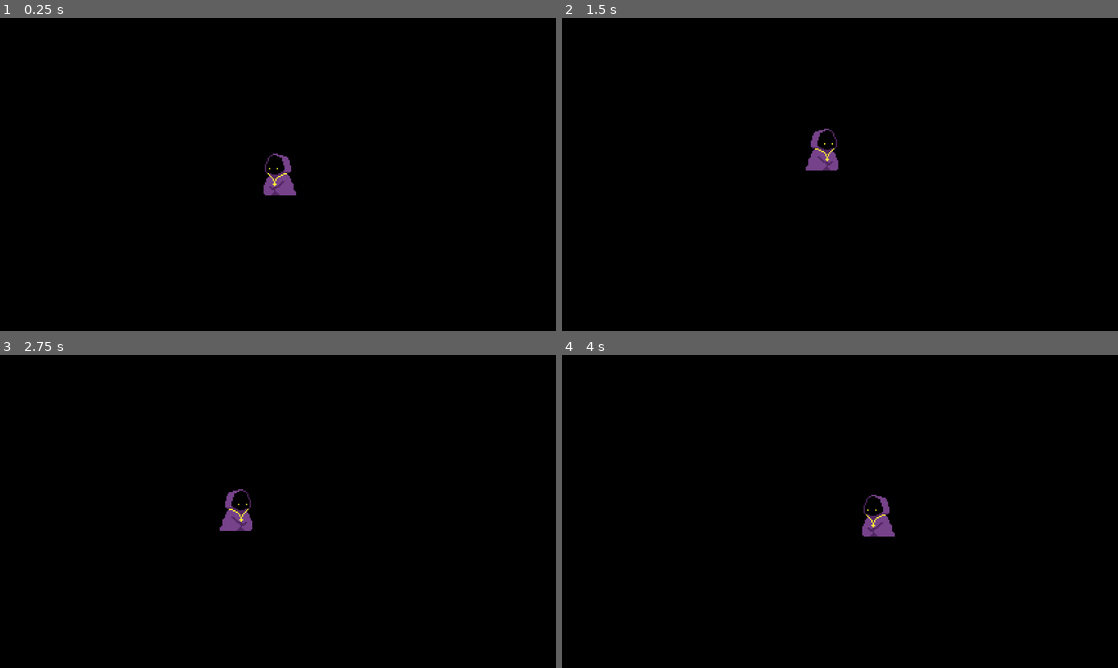
Above: before the commit, frames 1-4 (two rows, left to right).
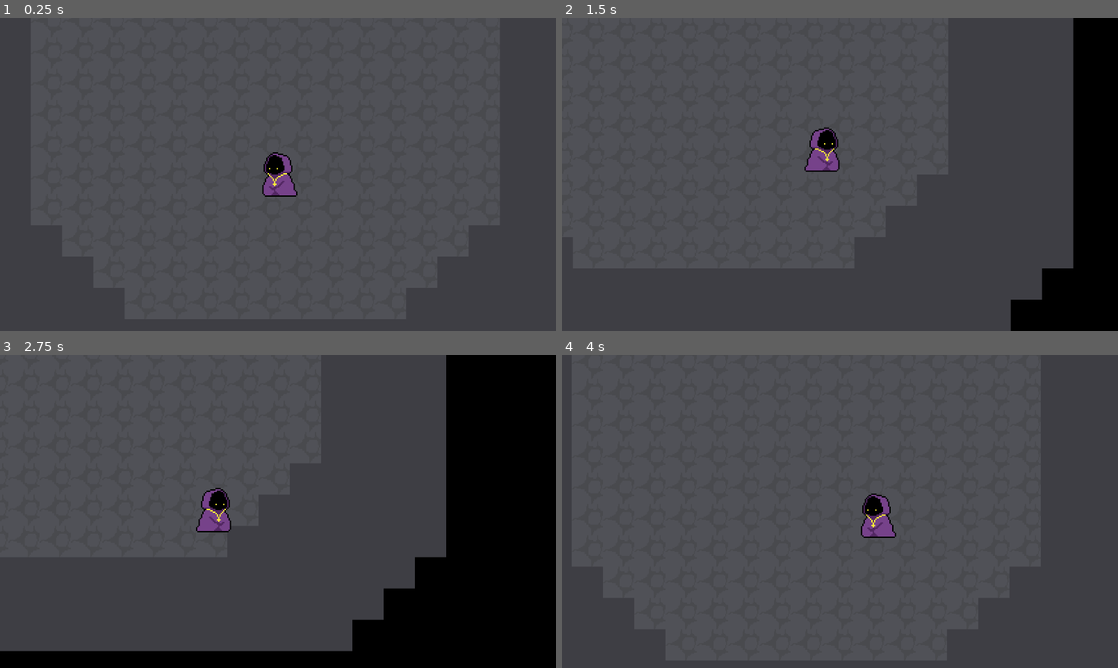
Above: after the commit, the same moments.

Repository: FavourAdekola/The-MathMagician
Game: Godot game, scene res://Scenes/Exit_Hall.tscn
Same seed, same stepped clock (60 frames per second), same inputs: the game is played once before the commit and once after it. The project has no main scene, so this scene is started directly.
Inputs:
- Up to frame 1 (0.25 s): no input
- Up to frame 2 (1.5 s): tap Enter at 0.5 s; hold D (move_right) 0.53-1.28 s; tap Space (dash) at 0.6, 1.35 s; hold S (move_down) from 1.28 s (still down)
- Up to frame 3 (2.75 s): release S (move_down) at 2.03 s; hold D (move_right) from 2.03 s (still down); tap Space (dash) at 2.1 s
- Up to frame 4 (4 s): release D (move_right) at 2.78 s; hold W (move_up) 2.78-3.53 s; tap Space (dash) at 2.85, 3.6 s; hold A (move_left) from 3.53 s (still down)

The runs differ from the first frame. In frame 1, 99% of the frame differs, in the area x 0-100%, y 0-100%; in frame 2, 90%; in frame 3, 72%; in frame 4, 99%.

Commit message:
yuh

Diff:
--- a/Scenes/Exit_Hall.tscn
+++ b/Scenes/Exit_Hall.tscn
@@ -1,13 +1,9 @@
 [gd_scene load_steps=13 format=3 uid="uid://c5w6fd664qlod"]
 
 [ext_resource type="Script" path="res://Scripts/exit_hall.gd" id="1_6c2vr"]
+[ext_resource type="TileSet" uid="uid://ccy7s0fy0b0f5" path="res://Scenes/TileSet.tres" id="2_ishbc"]
 [ext_resource type="PackedScene" uid="uid://baw2nycjbf8fe" path="res://Scenes/player.tscn" id="3_hsssb"]
 [ext_resource type="PackedScene" uid="uid://dsjvlk4bve3yv" path="res://Scenes/slime.tscn" id="5_nuchc"]
-
-[sub_resource type="TileSet" id="TileSet_n3tg7"]
-tile_offset_axis = 1
-tile_size = Vector2i(32, 32)
-physics_layer_0/collision_layer = 1
 
 [sub_resource type="RectangleShape2D" id="RectangleShape2D_vpt26"]
 size = Vector2(336, 123)
@@ -42,7 +38,7 @@
 texture_filter = 1
 position = Vector2(0, 1280)
 scale = Vector2(1.5, 1.5)
-tile_set = SubResource("TileSet_n3tg7")
+tile_set = ExtResource("2_ishbc")
 cell_quadrant_size = 32
 format = 2
 layer_0/y_sort_enabled = true
@@ -54,7 +50,7 @@
 texture_filter = 1
 position = Vector2(0, 1280)
 scale = Vector2(1.5, 1.5)
-tile_set = SubResource("TileSet_n3tg7")
+tile_set = ExtResource("2_ishbc")
 cell_quadrant_size = 32
 collision_visibility_mode = 1
 format = 2
--- /dev/null
+++ b/Scenes/TileSet.tres
@@ -0,0 +1,77 @@
+[gd_resource type="TileSet" load_steps=5 format=3 uid="uid://ccy7s0fy0b0f5"]
+
+[ext_resource type="Texture2D" uid="uid://ctn0a51odma7r" path="res://Assets/Sprites/slab.png" id="1_etm52"]
+[ext_resource type="Texture2D" uid="uid://c7d7gh5jtu8mw" path="res://Assets/Sprites/TileMap.png" id="2_tcvmn"]
+
+[sub_resource type="TileSetAtlasSource" id="TileSetAtlasSource_qhfdr"]
+texture = ExtResource("1_etm52")
+texture_region_size = Vector2i(32, 32)
+0:0/0 = 0
+0:0/0/physics_layer_0/linear_velocity = Vector2(0, 0)
+0:0/0/physics_layer_0/angular_velocity = 0.0
+
+[sub_resource type="TileSetAtlasSource" id="TileSetAtlasSource_e7d7c"]
+texture = ExtResource("2_tcvmn")
+texture_region_size = Vector2i(32, 32)
+0:0/0 = 0
+0:0/0/physics_layer_0/linear_velocity = Vector2(0, 0)
+0:0/0/physics_layer_0/angular_velocity = 0.0
+1:0/0 = 0
+1:0/0/physics_layer_0/linear_velocity = Vector2(0, 0)
+1:0/0/physics_layer_0/angular_velocity = 0.0
+1:0/0/physics_layer_0/polygon_0/points = PackedVector2Array(-16, 11.25, 16, 11.25, 16, 16, -16, 16)
+0:1/0 = 0
+0:1/0/physics_layer_0/linear_velocity = Vector2(0, 0)
+0:1/0/physics_layer_0/angular_velocity = 0.0
+1:1/0 = 0
+1:1/0/physics_layer_0/linear_velocity = Vector2(0, 0)
+1:1/0/physics_layer_0/angular_velocity = 0.0
+1:1/0/physics_layer_0/polygon_0/points = PackedVector2Array(-16, -16, 16, -16, 16, 16, -16, 16)
+0:2/0 = 0
+0:2/0/physics_layer_0/linear_velocity = Vector2(0, 0)
+0:2/0/physics_layer_0/angular_velocity = 0.0
+1:2/0 = 0
+1:2/0/physics_layer_0/linear_velocity = Vector2(0, 0)
+1:2/0/physics_layer_0/angular_velocity = 0.0
+1:2/0/physics_layer_0/polygon_0/points = PackedVector2Array(-16, -16, 16, -16, 16, 16, -16, 16)
+0:3/0 = 0
+0:3/0/physics_layer_0/linear_velocity = Vector2(0, 0)
+0:3/0/physics_layer_0/angular_velocity = 0.0
+0:3/0/physics_layer_0/polygon_0/points = PackedVector2Array(-16, -16, 16, -16, 16, 16, -16, 16)
+1:3/0 = 0
+1:3/0/physics_layer_0/linear_velocity = Vector2(0, 0)
+1:3/0/physics_layer_0/angular_velocity = 0.0
+1:3/0/physics_layer_0/polygon_0/points = PackedVector2Array(-16, -16, 16, -16, 16, 16, -16, 16)
+0:4/0 = 0
+0:4/0/physics_layer_0/linear_velocity = Vector2(0, 0)
+0:4/0/physics_layer_0/angular_velocity = 0.0
+0:4/0/physics_layer_0/polygon_0/points = PackedVector2Array(-16, -16, 16, -16, 16, 16, -16, 16)
+1:4/0 = 0
+1:4/0/physics_layer_0/linear_velocity = Vector2(0, 0)
+1:4/0/physics_layer_0/angular_velocity = 0.0
+0:5/0 = 0
+0:5/0/physics_layer_0/linear_velocity = Vector2(0, 0)
+0:5/0/physics_layer_0/angular_velocity = 0.0
+0:6/0 = 0
+0:6/0/physics_layer_0/linear_velocity = Vector2(0, 0)
+0:6/0/physics_layer_0/angular_velocity = 0.0
+0:6/0/physics_layer_0/polygon_0/points = PackedVector2Array(-16, -16, 16, -16, 16, 16, -16, 16)
+0:7/0 = 0
+0:7/0/physics_layer_0/linear_velocity = Vector2(0, 0)
+0:7/0/physics_layer_0/angular_velocity = 0.0
+2:0/0 = 0
+2:0/0/physics_layer_0/linear_velocity = Vector2(0, 0)
+2:0/0/physics_layer_0/angular_velocity = 0.0
+3:0/0 = 0
+3:0/0/physics_layer_0/linear_velocity = Vector2(0, 0)
+3:0/0/physics_layer_0/angular_velocity = 0.0
+1:5/0 = 0
+1:5/0/physics_layer_0/linear_velocity = Vector2(0, 0)
+1:5/0/physics_layer_0/angular_velocity = 0.0
+
+[resource]
+tile_offset_axis = 1
+tile_size = Vector2i(32, 32)
+physics_layer_0/collision_layer = 1
+sources/0 = SubResource("TileSetAtlasSource_qhfdr")
+sources/2 = SubResource("TileSetAtlasSource_e7d7c")
--- a/Scenes/library_level.tscn
+++ b/Scenes/library_level.tscn
@@ -1,80 +1,14 @@
-[gd_scene load_steps=22 format=3 uid="uid://1vmlxa70thwg"]
+[gd_scene load_steps=19 format=3 uid="uid://1vmlxa70thwg"]
 
-[ext_resource type="Texture2D" uid="uid://ctn0a51odma7r" path="res://Assets/Sprites/slab.png" id="1_vk452"]
 [ext_resource type="Script" path="res://Scripts/library_level.gd" id="1_xe7pj"]
-[ext_resource type="Texture2D" uid="uid://c7d7gh5jtu8mw" path="res://Assets/Sprites/TileMap.png" id="2_r3h5b"]
+[ext_resource type="TileSet" uid="uid://ccy7s0fy0b0f5" path="res://Scenes/TileSet.tres" id="2_kc7ti"]
 [ext_resource type="Texture2D" uid="uid://bldt26r41i64r" path="res://Assets/Sprites/Book Icon.png" id="3_42jri"]
 [ext_resource type="PackedScene" uid="uid://baw2nycjbf8fe" path="res://Scenes/player.tscn" id="4_s4erp"]
-
-[sub_resource type="TileSetAtlasSource" id="TileSetAtlasSource_qhfdr"]
-texture = ExtResource("1_vk452")
-texture_region_size = Vector2i(32, 32)
-0:0/0 = 0
-0:0/0/physics_layer_0/linear_velocity = Vector2(0, 0)
-0:0/0/physics_layer_0/angular_velocity = 0.0
-
-[sub_resource type="TileSetAtlasSource" id="TileSetAtlasSource_e7d7c"]
-texture = ExtResource("2_r3h5b")
-texture_region_size = Vector2i(32, 32)
-0:0/0 = 0
-0:0/0/physics_layer_0/linear_velocity = Vector2(0, 0)
-0:0/0/physics_layer_0/angular_velocity = 0.0
-1:0/0 = 0
-1:0/0/physics_layer_0/linear_velocity = Vector2(0, 0)
-1:0/0/physics_layer_0/angular_velocity = 0.0
-1:0/0/physics_layer_0/polygon_0/points = PackedVector2Array(-16, 11.25, 16, 11.25, 16, 16, -16, 16)
-0:1/0 = 0
-0:1/0/physics_layer_0/linear_velocity = Vector2(0, 0)
-0:1/0/physics_layer_0/angular_velocity = 0.0
-1:1/0 = 0
-1:1/0/physics_layer_0/linear_velocity = Vector2(0, 0)
-1:1/0/physics_layer_0/angular_velocity = 0.0
-1:1/0/physics_layer_0/polygon_0/points = PackedVector2Array(-16, -16, 16, -16, 16, 16, -16, 16)
-0:2/0 = 0
-0:2/0/physics_layer_0/linear_velocity = Vector2(0, 0)
-0:2/0/physics_layer_0/angular_velocity = 0.0
-1:2/0 = 0
-1:2/0/physics_layer_0/linear_velocity = Vector2(0, 0)
-1:2/0/physics_layer_0/angular_velocity = 0.0
-1:2/0/physics_layer_0/polygon_0/points = PackedVector2Array(-16, -16, 16, -16, 16, 16, -16, 16)
-0:3/0 = 0
-0:3/0/physics_layer_0/linear_velocity = Vector2(0, 0)
-0:3/0/physics_layer_0/angular_velocity = 0.0
-0:3/0/physics_layer_0/polygon_0/points = PackedVector2Array(-16, -16, 16, -16, 16, 16, -16, 16)
-1:3/0 = 0
-1:3/0/physics_layer_0/linear_velocity = Vector2(0, 0)
-1:3/0/physics_layer_0/angular_velocity = 0.0
-1:3/0/physics_layer_0/polygon_0/points = PackedVector2Array(-16, -16, 16, -16, 16, 16, -16, 16)
-0:4/0 = 0
-0:4/0/physics_layer_0/linear_velocity = Vector2(0, 0)
-0:4/0/physics_layer_0/angular_velocity = 0.0
-0:4/0/physics_layer_0/polygon_0/points = PackedVector2Array(-16, -16, 16, -16, 16, 16, -16, 16)
-1:4/0 = 0
-1:4/0/physics_layer_0/linear_velocity = Vector2(0, 0)
-1:4/0/physics_layer_0/angular_velocity = 0.0
-0:5/0 = 0
-0:5/0/physics_layer_0/linear_velocity = Vector2(0, 0)
-0:5/0/physics_layer_0/angular_velocity = 0.0
-0:6/0 = 0
-0:6/0/physics_layer_0/linear_velocity = Vector2(0, 0)
-0:6/0/physics_layer_0/angular_velocity = 0.0
-0:6/0/physics_layer_0/polygon_0/points = PackedVector2Array(-16, -16, 16, -16, 16, 16, -16, 16)
-0:7/0 = 0
-0:7/0/physics_layer_0/linear_velocity = Vector2(0, 0)
-0:7/0/physics_layer_0/angular_velocity = 0.0
-2:0/0 = 0
-2:0/0/physics_layer_0/linear_velocity = Vector2(0, 0)
-2:0/0/physics_layer_0/angular_velocity = 0.0
-3:0/0 = 0
-3:0/0/physics_layer_0/linear_velocity = Vector2(0, 0)
-3:0/0/physics_layer_0/angular_velocity = 0.0
 
 [sub_resource type="TileSet" id="TileSet_00p7d"]
 tile_offset_axis = 1
 tile_size = Vector2i(32, 32)
 physics_layer_0/collision_layer = 1
-sources/0 = SubResource("TileSetAtlasSource_qhfdr")
-sources/2 = SubResource("TileSetAtlasSource_e7d7c")
 
 [sub_resource type="Gradient" id="Gradient_k7pbl"]
 offsets = PackedFloat32Array(0, 0.153846)
@@ -126,7 +60,7 @@
 [node name="Terrain" type="TileMap" parent="."]
 y_sort_enabled = true
 texture_filter = 1
-tile_set = SubResource("TileSet_00p7d")
+tile_set = ExtResource("2_kc7ti")
 cell_quadrant_size = 32
 format = 2
 layer_0/y_sort_enabled = true
--- a/Scenes/spellbook.tscn
+++ b/Scenes/spellbook.tscn
@@ -16,7 +16,6 @@
 [ext_resource type="Texture2D" uid="uid://b8yontdancgf4" path="res://Assets/Sprites/DivisionSign.png" id="13_5rq3a"]
 [ext_resource type="Texture2D" uid="uid://d0k7khxwenv7r" path="res://Assets/Sprites/AdditionSign.png" id="14_j4g36"]
 [ext_resource type="Texture2D" uid="uid://cxlfnxe3qh78h" path="res://Assets/Sprites/SubtractionSign.png" id="15_kufni"]
-[ext_resource type="Texture2D" uid="uid://pnq4116d3nkm" path="res://Assets/Sprites/Key.png" id="16_hcjod"]
 [ext_resource type="Texture2D" uid="uid://ctn0a51odma7r" path="res://Assets/Sprites/slab.png" id="17_ncn8t"]
 
 [sub_resource type="Theme" id="Theme_a8p0n"]
@@ -54,9 +53,9 @@
 [node name="Numbers" type="Control" parent="."]
 anchors_preset = 0
 offset_left = 662.0
-offset_top = 509.0
+offset_top = 487.0
 offset_right = 662.0
-offset_bottom = 509.0
+offset_bottom = 487.0
 
 [node name="NumberZero" type="TextureButton" parent="Numbers"]
 texture_filter = 1
@@ -161,18 +160,18 @@
 [node name="Clear" type="Button" parent="Numbers"]
 layout_mode = 0
 offset_left = 117.0
-offset_top = 103.0
+offset_top = 138.0
 offset_right = 186.0
-offset_bottom = 139.0
+offset_bottom = 174.0
 theme = SubResource("Theme_a8p0n")
 text = "CLR"
 
 [node name="Enter" type="Button" parent="Numbers"]
 layout_mode = 0
 offset_left = 5.0
-offset_top = 103.0
+offset_top = 138.0
 offset_right = 76.0
-offset_bottom = 139.0
+offset_bottom = 174.0
 theme = SubResource("Theme_a8p0n")
 text = "ENTER"
 
@@ -231,23 +230,6 @@
 offset_bottom = 13.0
 theme = SubResource("Theme_a8p0n")
 text = "CLOSE"
-
-[node name="Items" type="Control" parent="."]
-anchors_preset = 0
-offset_left = 52.0
-offset_top = 86.0
-offset_right = 52.0
-offset_bottom = 86.0
-
-[node name="Key" type="TextureButton" parent="Items"]
-texture_filter = 1
-layout_mode = 0
-offset_left = 745.0
-offset_top = 335.0
-offset_right = 777.0
-offset_bottom = 367.0
-scale = Vector2(1.5, 1.5)
-texture_normal = ExtResource("16_hcjod")
 
 [node name="Control" type="Control" parent="."]
 anchors_preset = 0
@@ -301,4 +283,3 @@
 [connection signal="button_down" from="Operators/DivisionSign" to="." method="_on_division_sign_button_down"]
 [connection signal="button_down" from="Operators/MultiplicationSign" to="." method="_on_multiplication_sign_button_down"]
 [connection signal="button_down" from="Operators/Close" to="." method="_on_close_button_down"]
-[connection signal="button_down" from="Items/Key" to="." method="_on_key_button_down"]
Not shown: 2 places in Scenes/spellbook.tscn that only renumber resources
